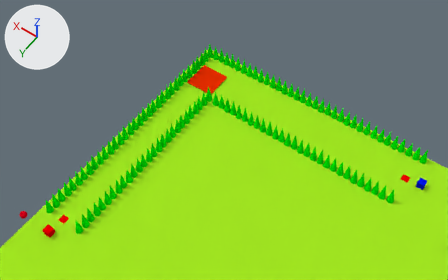
A saved change to the Blender file utils/blender-project/map.blend.
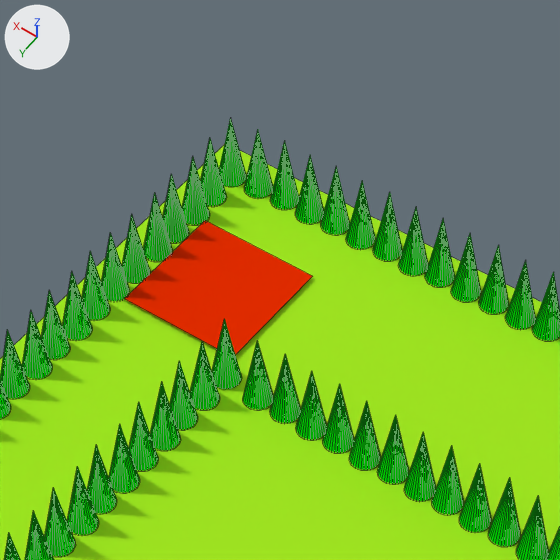
Each version is shown from a 50 mm camera at (-11.2, 38.2, 138.5) aimed at (57.0, -57.3, -11.5), then close up on the part from 36% to 63% of the width and 6% to 50% of the height. Every picture has the same lights, and +X, +Y and +Z are marked at upper left. The close-ups show mesh edges as thin lines.
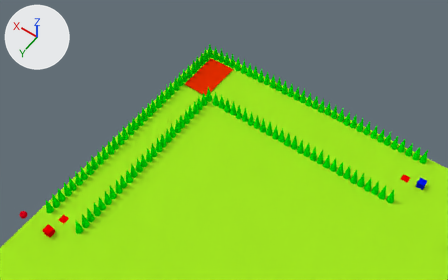
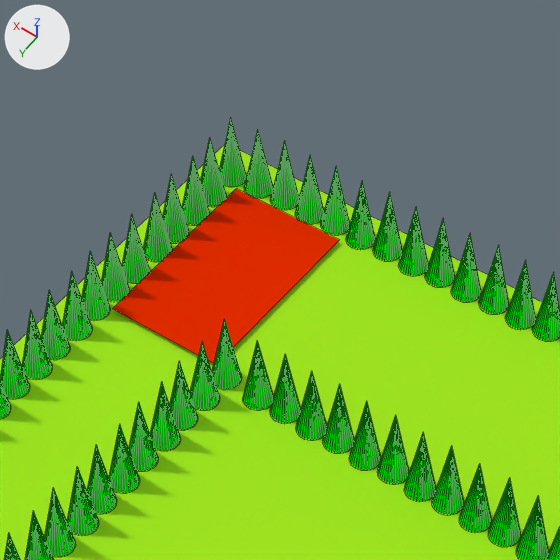
Commit message: area model offset

What changed in the scene script:
```text
Change me_plane_007:
    where me_plane_007.from_pydata(...)  # 4 vertices, 1 face; spans x -4.46..4.46, y -4.46..4.46, z 0.0
    used by ob_area_left_down; location = (69.36, -65.76, 0.34)
    me_plane_007 part 1
    me_plane_007.vertices[0].co: (-4.46, -4.46, 0.0) -> (-3.99, -8.22, 0.0)  # pixel (312, 276) -> pixel (339, 239)
    me_plane_007.vertices[1].co: (4.46, -4.46, 0.0) -> (4.54, -8.14, 0.0)  # pixel (204, 220) -> pixel (236, 188)
    me_plane_007.vertices[2].co: (-4.46, 4.46, 0.0) -> (-3.95, 5.63, 0.0)
    me_plane_007.vertices[3].co: (4.46, 4.46, 0.0) -> (4.54, 5.63, 0.0)  # pixel (124, 298) -> pixel (112, 308)
```

What differs and where, as boxes (x1, y1, x2, y2) in the close-ups (560 x 560 px):
'Area-Left-Down', reshaped (21% wider, 30% taller): before (125, 221, 312, 355); after (113, 189, 339, 363)
